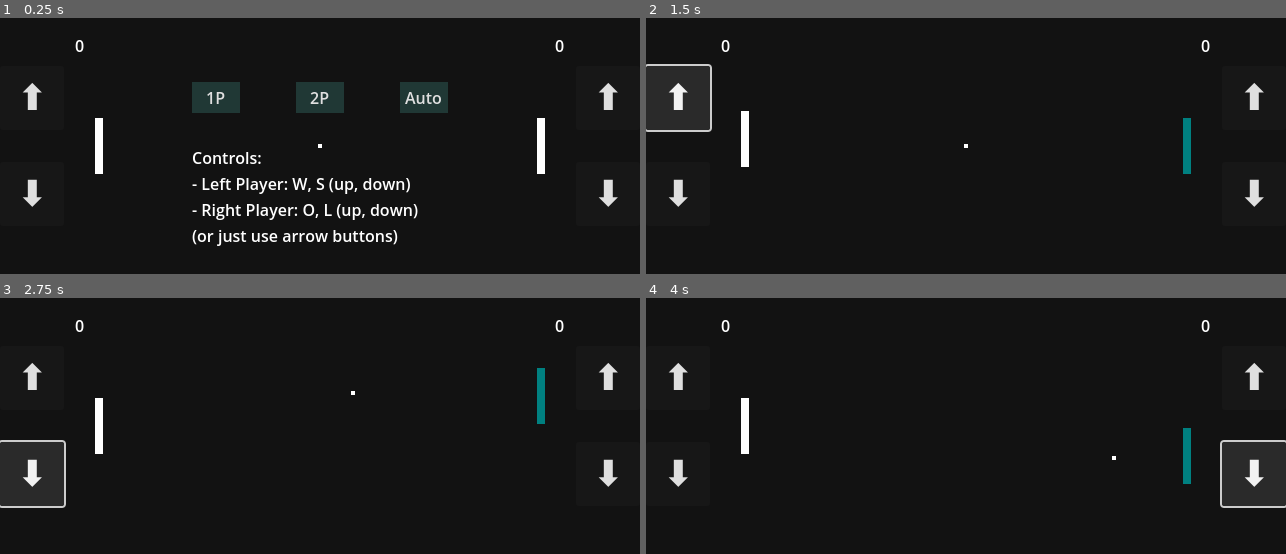
Above: before the commit, frames 1-4 (two rows, left to right).
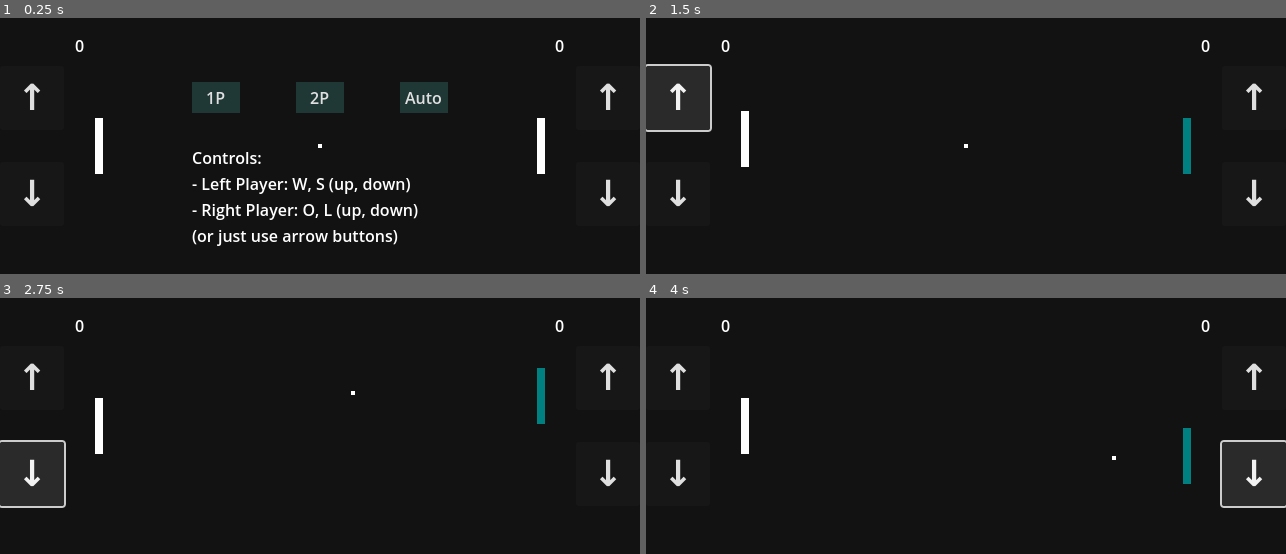
Above: after the commit, the same moments.

Repository: gmso/gamechallenge_pong
Game: Godot game, scene res://main.tscn
Same seed, same stepped clock (60 frames per second), same inputs: the game is played once before the commit and once after it.
Inputs:
- Up to frame 1 (0.25 s): no input
- Up to frame 2 (1.5 s): click "1P" at 0.5 s; click "⬆️" (after the commit: "↑") at 1.25 s
- Up to frame 3 (2.75 s): click "⬇️" (after the commit: "↓") at 2 s
- Up to frame 4 (4 s): click "⬆️" (after the commit: "↑") at 2.75 s; click "⬇️" (after the commit: "↓") at 3.5 s

The runs differ from the first frame. In frame 1, 0.4% of the frame differs, in the area x 3-97%, y 25-74%; in frame 2, 0.4%; in frame 3, 0.4%; in frame 4, 0.4%.

Commit message:
Update arrow buttons for compatibilit

Diff:
--- a/hud.tscn
+++ b/hud.tscn
@@ -132,7 +132,7 @@
 offset_right = 64.0
 offset_bottom = 112.0
 theme_override_font_sizes/font_size = 36
-text = "⬆️"
+text = "↑"
 
 [node name="MoveDownLeft" type="Button" parent="."]
 custom_minimum_size = Vector2(64, 64)
@@ -141,7 +141,7 @@
 offset_right = 64.0
 offset_bottom = 208.0
 theme_override_font_sizes/font_size = 36
-text = "⬇️"
+text = "↓"
 
 [node name="MoveUpRight" type="Button" parent="."]
 custom_minimum_size = Vector2(64, 64)
@@ -151,7 +151,7 @@
 offset_right = 640.0
 offset_bottom = 112.0
 theme_override_font_sizes/font_size = 36
-text = "⬆️"
+text = "↑"
 
 [node name="MoveDownRight" type="Button" parent="."]
 custom_minimum_size = Vector2(64, 64)
@@ -161,7 +161,7 @@
 offset_right = 640.0
 offset_bottom = 208.0
 theme_override_font_sizes/font_size = 36
-text = "⬇️"
+text = "↓"
 
 [connection signal="pressed" from="Button1Player" to="." method="_on_button_1_player_pressed"]
 [connection signal="pressed" from="Button2Players" to="." method="_on_button_2_players_pressed"]
